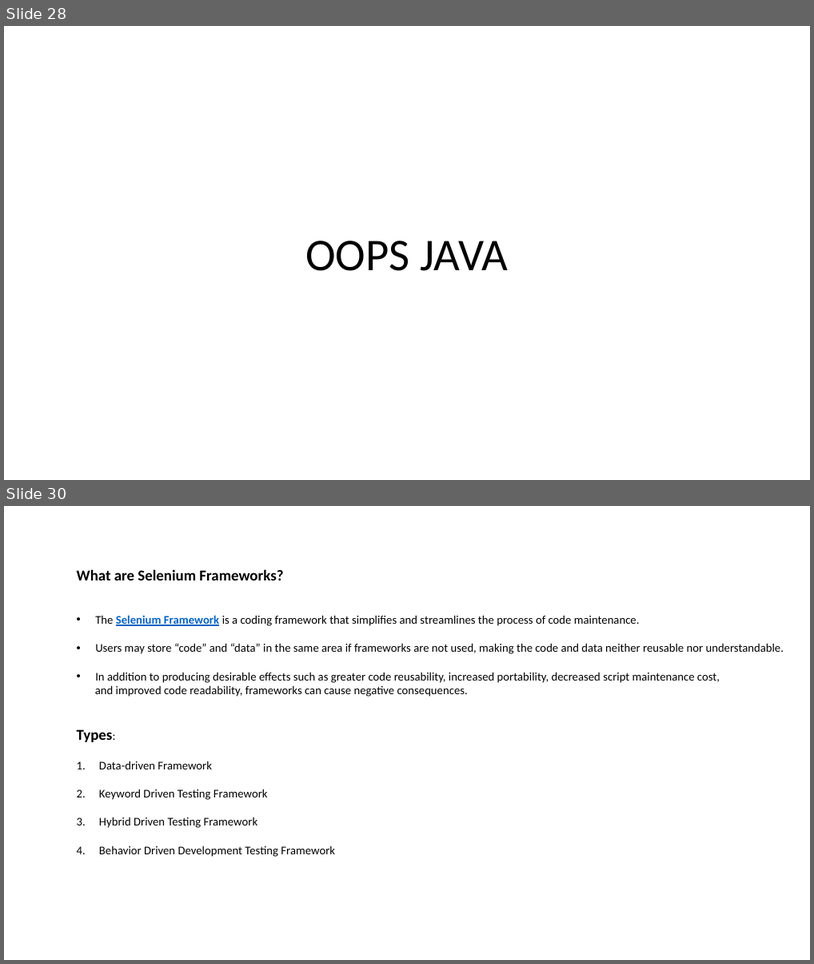
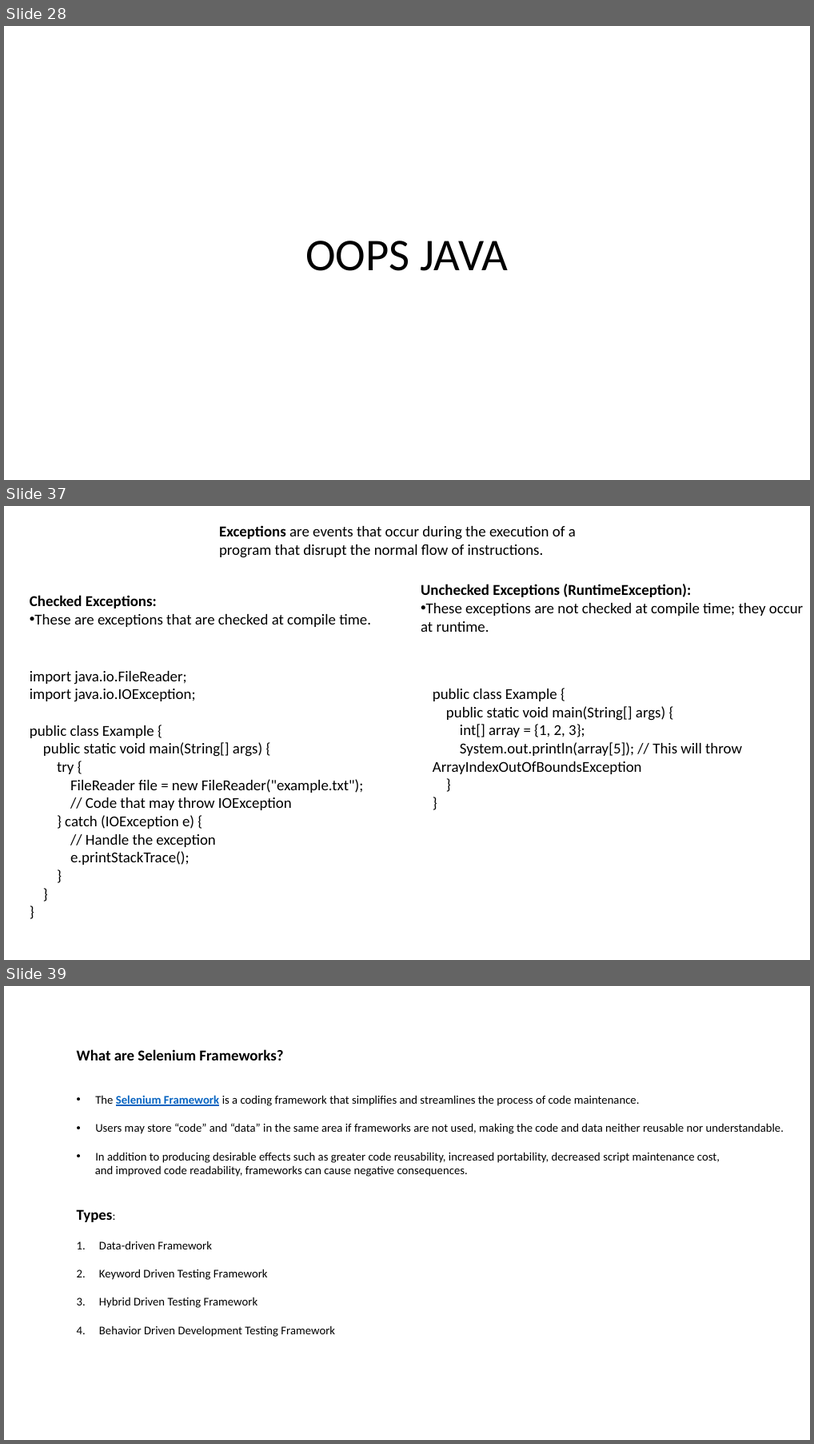
Before and after one commit to SoorajSundar1505/seleniumTraining, a slide deck: Selenium.pptx. Shown one above the other, each under a label of ours: slides 28 and 30 before the commit, slides 28, 37 and 39 after it; the slides between them are not shown. The pictures are 814x964 and 814x1444 pixels, drawn with LibreOffice and Linux fonts; fonts in the diff are those of the drawing. Boxes give left, top, right and bottom in pixels: in the first picture for what was removed or moved away, otherwise in the second. Text is boxed around its words. In the diff, an @@ line names an element or a change of style, - is before the commit and + after.

```diff
--- a/Selenium.pptx
+++ b/Selenium.pptx
@@ slide 37 added at bbox=[4, 506, 810, 960], background #FFFFFF @@
@@ text added at bbox=[219, 525, 576, 558], 18 pt, text #000000 @@
+Exceptions are events that occur during the execution of a program that disrupt the normal flow of instructions.
@@ text added at bbox=[30, 595, 371, 627], 18 pt, text #000000 @@
+Checked Exceptions:
+• These are exceptions that are checked at compile time.
@@ text added at bbox=[421, 584, 803, 632], 18 pt, text #000000 @@
+Unchecked Exceptions (RuntimeException):
+• These exceptions are not checked at compile time; they occur at runtime.
@@ text added at bbox=[30, 671, 364, 864], 18 pt, text #000000 @@
+import java.io.FileReader;
+import java.io.IOException;
+public class Example {
+public static void main(String[] args) {
+try {
+FileReader file = new FileReader("example.txt");
+// Code that may throw IOException
+} catch (IOException e) {
+// Handle the exception
+e.printStackTrace();
+}
+}
+}
@@ text added at bbox=[433, 688, 742, 774], 18 pt, text #000000 @@
+public class Example {
+public static void main(String[] args) {
+int[] array = {1, 2, 3};
+System.out.println(array[5]); // This will throw ArrayIndexOutOfBoundsException
+}
+}
@@ what was slide 30 is now slide 39 @@
```
Also in this commit, not shown: 8 other slides added.
